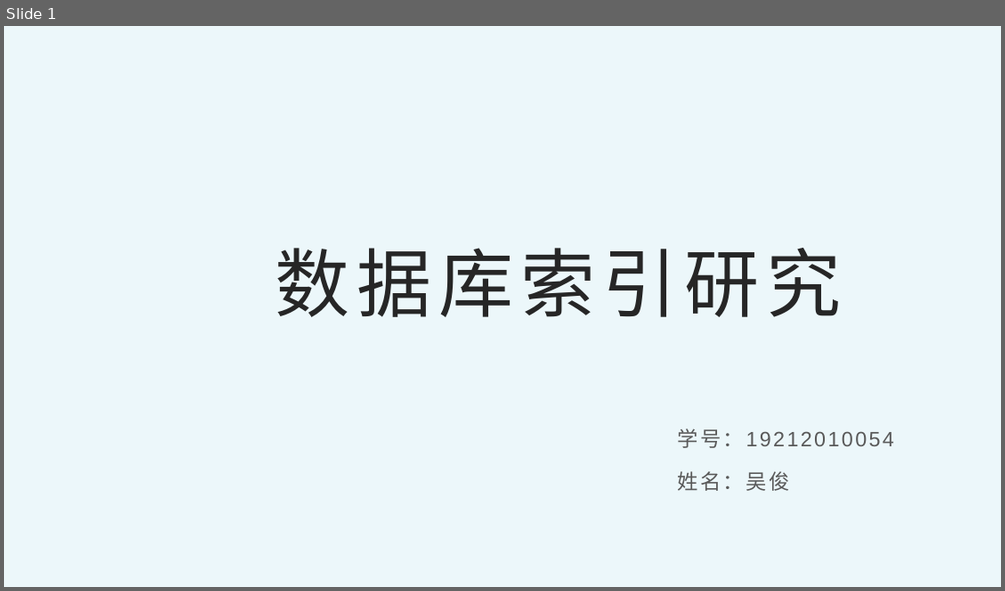
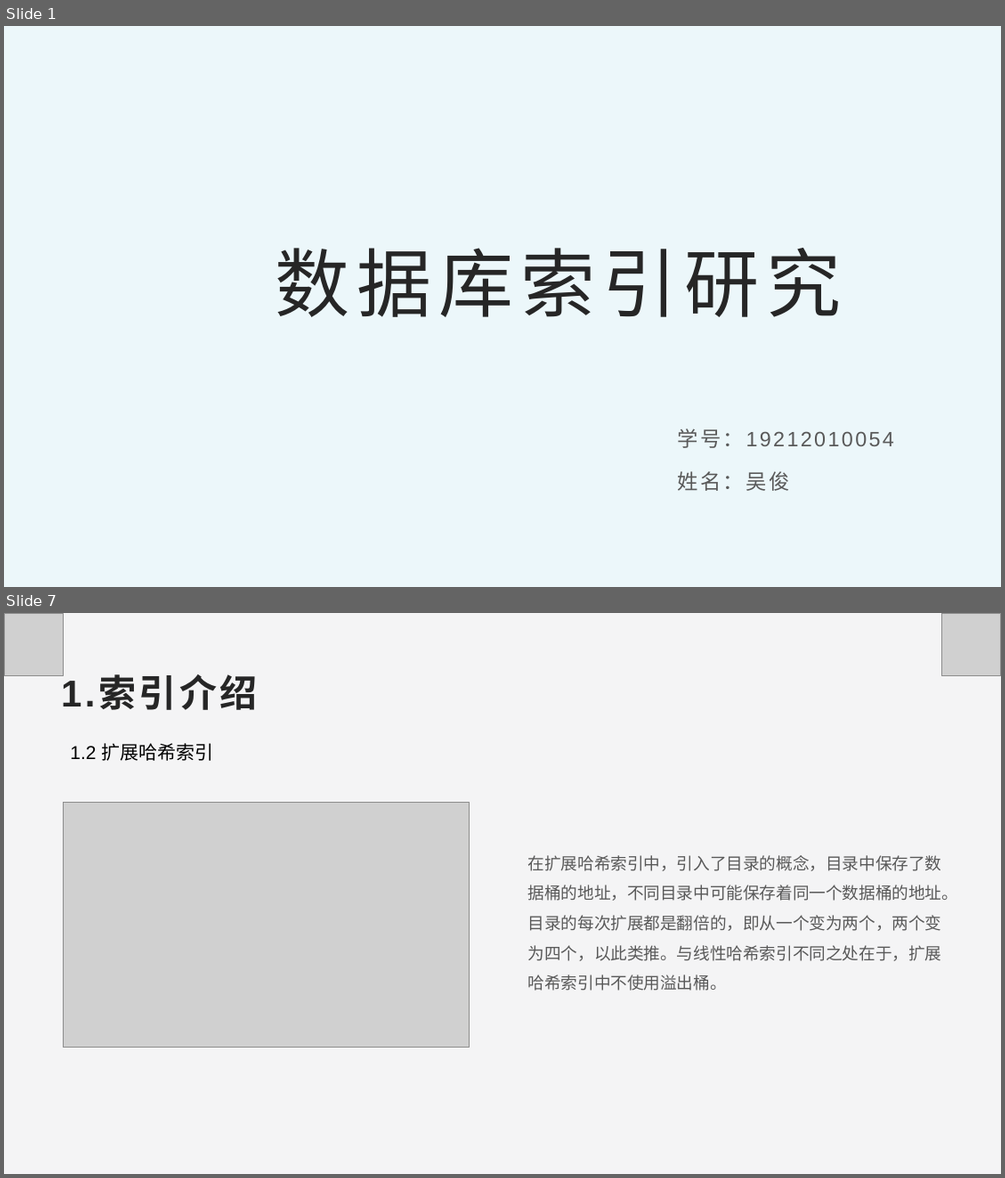
Before and after one commit to ThesisTest/dbindexresearch, a slide deck: doc/期末答辩.pptx. Shown one above the other, each under a label of ours: slide 1 before the commit, slides 1 and 7 after it; the slides between them are not shown. The pictures are 1005x591 and 1005x1178 pixels, drawn with LibreOffice and Linux fonts; fonts in the diff are those of the drawing; grey boxes stand for pictures; background and template pictures are left out. Boxes give left, top, right and bottom in pixels: in the first picture for what was removed or moved away, otherwise in the second. Text is boxed around its words. In the diff, an @@ line names an element or a change of style, - is before the commit and + after.

```diff
--- a/doc/期末答辩.pptx
+++ b/doc/期末答辩.pptx
@@ slide 7 added at (4, 613, 1001, 1174), background #F4F4F5 @@
@@ picture added at (4, 613, 63, 676) @@
@@ picture added at (942, 613, 1001, 676) @@
@@ text added at (61, 676, 257, 710), 36 pt, text #262626, bold @@
+1.索引介绍
@@ text added at (70, 743, 213, 761), 18 pt, text #000000 @@
+1.2 扩展哈希索引
@@ picture added at (63, 803, 469, 1046) @@
@@ text added at (528, 855, 959, 990), 16 pt, text #595959 @@
+在扩展哈希索引中，引入了目录的概念，目录中保存了数据桶的地址，不同目录中可能保存着同一个数据桶的地址。目录的每次扩展都是翻倍的，即从一个变为两个，两个变为四个，以此类推。与线性哈希索引不同之处在于，扩展哈希索引中不使用溢出桶。
```
Also in this commit, not shown: 35 other slides added, 1 other file.
